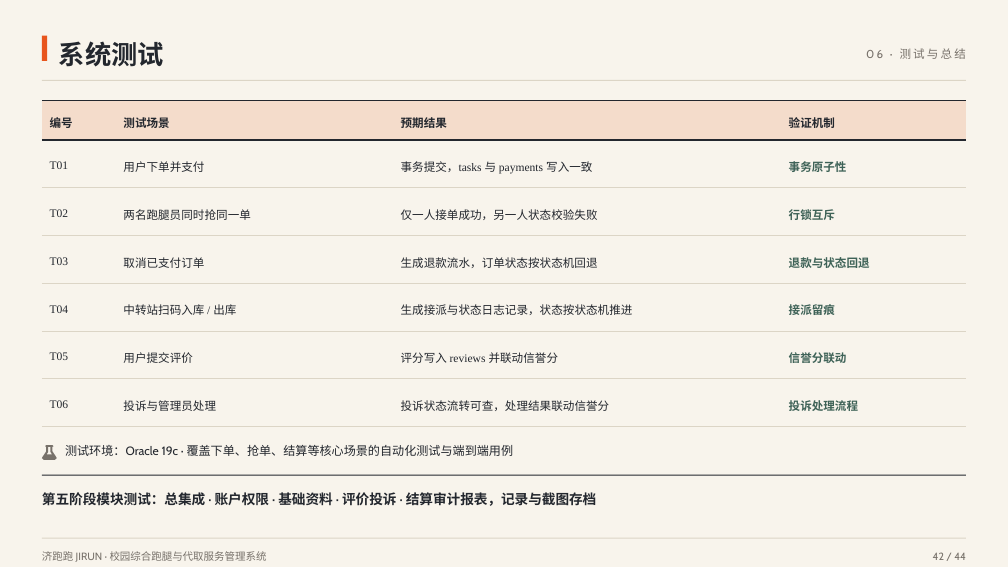
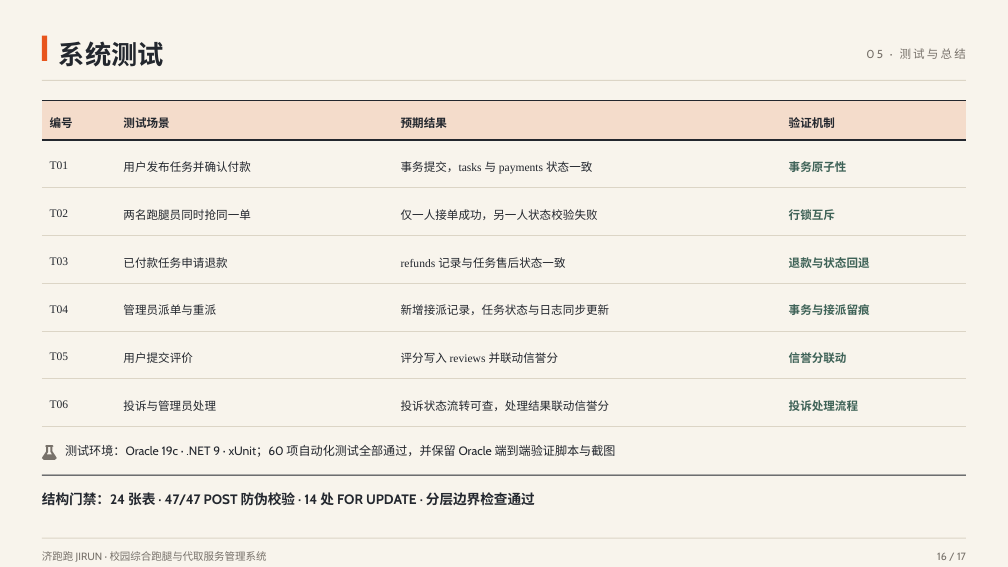
Before and after one commit to CampusDelivery-Team/campus-delivery, a slide deck: slide 15 of docs/校园综合跑腿与代取服务管理系统-课程设计答辩.pptx (slide 42 before the commit). Drawn at 1008x567 pixels with LibreOffice and Linux fonts; fonts in the diff are those of the drawing. Boxes give left, top, right and bottom in pixels: in the first picture for what was removed or moved away, otherwise in the second. Text is boxed around its words. In the diff, an @@ line names an element or a change of style, - is before the commit and + after.

```diff
--- a/docs/校园综合跑腿与代取服务管理系统-课程设计答辩.pptx
+++ b/docs/校园综合跑腿与代取服务管理系统-课程设计答辩.pptx
@@ table at bbox=[42, 101, 966, 426] @@
-row 2, column 2: 用户下单并支付
+row 2, column 2: 用户发布任务并确认付款
-row 2, column 3: 事务提交，tasks 与 payments 写入一致
+row 2, column 3: 事务提交，tasks 与 payments 状态一致
-row 4, column 2: 取消已支付订单
+row 4, column 2: 已付款任务申请退款
-row 4, column 3: 生成退款流水，订单状态按状态机回退
+row 4, column 3: refunds 记录与任务售后状态一致
-row 5: T04 | 中转站扫码入库 / 出库 | 生成接派与状态日志记录，状态按状态机推进 | 接派留痕
+row 5: T04 | 管理员派单与重派 | 新增接派记录，任务状态与日志同步更新 | 事务与接派留痕
@@ text at bbox=[65, 445, 616, 457]: text changed @@
-测试环境：Oracle 19c · 覆盖下单、抢单、结算等核心场景的自动化测试与端到端用例
+测试环境：Oracle 19c · .NET 9 · xUnit；60 项自动化测试全部通过，并保留 Oracle 端到端验证脚本与截图
@@ text at bbox=[42, 492, 535, 506]: text changed @@
-第五阶段模块测试：总集成 · 账户权限 · 基础资料 · 评价投诉 · 结算审计报表，记录与截图存档
+结构门禁：24 张表 · 47/47 POST 防伪校验 · 14 处 FOR UPDATE · 分层边界检查通过
@@ text at bbox=[937, 552, 966, 560]: text changed @@
-42 / 44
+16 / 17
```
Also in this commit, not shown: 15 other slides changed, 28 slides removed, 4 other files.
